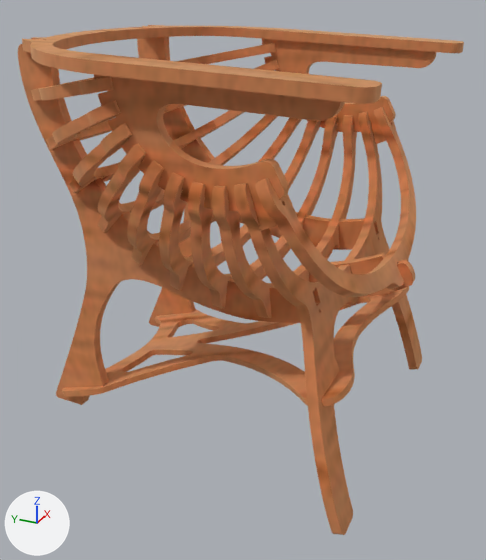
What one commit did to the glTF model models/wood.glb.
Both versions are drawn from a camera (50 mm lens) standing at (-1.107, -0.489, 0.824) and looking at (-0.029, -0.004, 0.285). Arrows for +X, +Y and +Z are at lower left; the lights stay in place. Where no turn or scale is listed for an object, it has been applied to the vertices.

The first picture shows 'Merged Objects 2'.
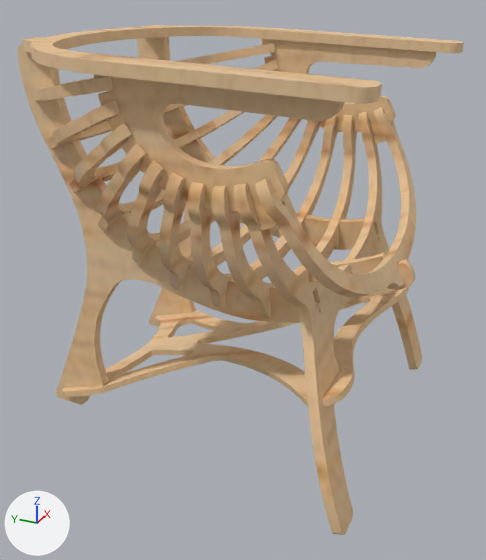
Scene script edits in JSON lines:
```json
{"block": "mat_material_1", "where": "n0 = _N.new('ShaderNodeBsdfPrincipled'); n0.name = 'Principled BSDF'"}
{"op": "remove", "block": "mat_material_1", "code": "n0.inputs[1].default_value = 1.0  # 'Metallic'"}
{"op": "remove", "block": "mat_material_1", "code": "n2 = _N.new('ShaderNodeMix'); n2.name = 'Mix'"}
{"op": "remove", "block": "mat_material_1", "code": "n2.data_type = 'RGBA'"}
{"op": "remove", "block": "mat_material_1", "code": "n2.blend_type = 'MULTIPLY'"}
{"op": "remove", "block": "mat_material_1", "code": "n2.inputs[0].default_value = 1.0  # 'Factor'"}
{"op": "remove", "block": "mat_material_1", "code": "n2.inputs[7].default_value = (1.0, 0.805, 0.715, 1.0)  # 'B', white #ffe8dc"}
{"block": "mat_material_1", "where": "n3 = _N.new('ShaderNodeTexImage'); n3.name = 'Image Texture'"}
{"op": "remove", "block": "mat_material_1", "code": "_L.new(n2.outputs[2], n0.inputs[0])  # 'Result' to 'Base Color'"}
{"op": "remove", "block": "mat_material_1", "code": "_L.new(n3.outputs[0], n2.inputs[6])  # 'Color' to 'A'"}
{"op": "add", "block": "mat_material_1", "code": "_L.new(n3.outputs[0], n0.inputs[0])  # 'Color' to 'Base Color'"}
```

Boxes (x1, y1, x2, y2) around the edits, measured in the pictures (486 x 560 px):
```json
{"object": "Merged Objects 2", "change": "recoloured", "before": [18, 25, 464, 535], "after": [18, 25, 464, 535], "on screen": "brown to beige"}
```
